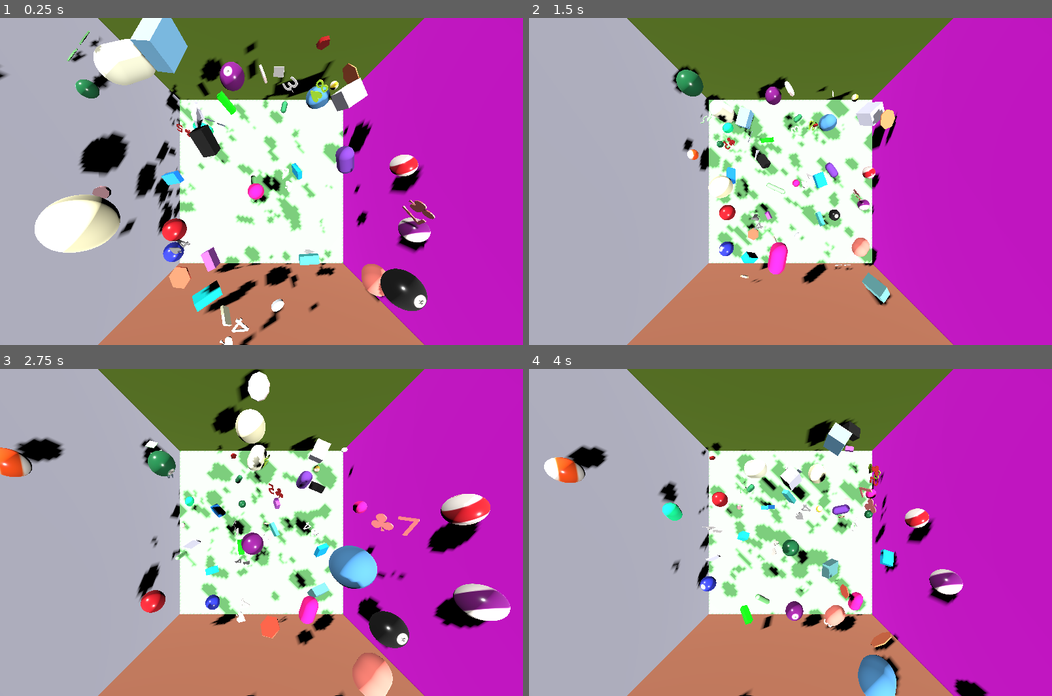
Above: before the commit, frames 1-4 (two rows, left to right).
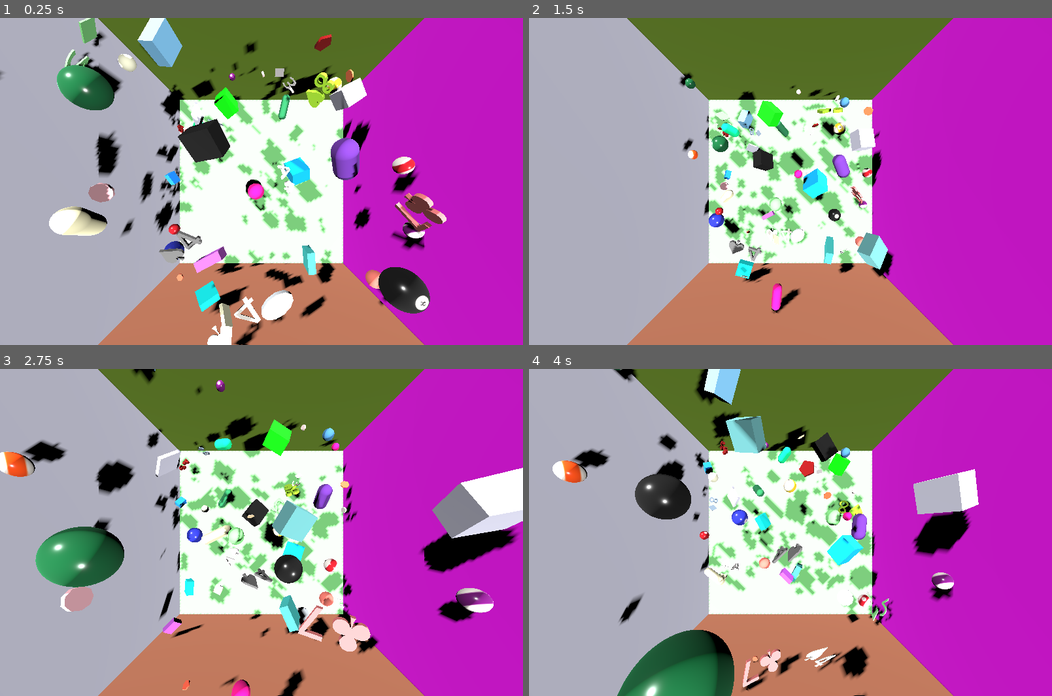
Above: after the commit, the same moments.

Repository: kasworld/gd4bounce
Game: Godot game, scene res://main.tscn
Two runs of this game, one before a commit and one after it. Both use one fixed random seed, a clock stepped at 60 frames per second and the inputs below.
Inputs (mouse positions are in pixels of both pictures, inside the frame that each line leads up to):
- Up to frame 1 (0.25 s): no input
- Up to frame 2 (1.5 s): tap Enter at 0.5 s; move the mouse to (905, 165) at 0.52 s; click (905, 165) at 0.67 s; move the mouse to (685, 197) at 1.27 s; click (685, 197) at 1.42 s
- Up to frame 3 (2.75 s): move the mouse to (313, 460) at 2.02 s; click (313, 460) at 2.17 s
- Up to frame 4 (4 s): move the mouse to (764, 597) at 2.77 s; click (764, 597) at 2.92 s; move the mouse to (947, 581) at 3.52 s; click (947, 581) at 3.67 s

The runs differ from the first frame. In frame 1, 17% of the frame differs, in the area x 0-86%, y 0-100%; in frame 2, 12%; in frame 3, 27%, in the area x 0-100%, y 0-100%; in frame 4, 25%.

Commit message:
char height, depth

Diff:
--- a/char.gd
+++ b/char.gd
@@ -2,11 +2,19 @@
 
 class_name Char
 
-func init(ch :String) -> Char:
-	$MeshInstance3D.mesh.text = ch
-	$CollisionShape3D.shape.size.x = 0.9* ch.length()
-	return self
-
 func set_color(co :Color) -> Char:
 	$MeshInstance3D.mesh.material.albedo_color = co
 	return self
+
+func set_height_depth(h :float, d :float) -> Char:
+	$MeshInstance3D.mesh.depth = d
+	$CollisionShape3D.shape.size.y = d
+	$CollisionShape3D.shape.size.z = h
+	$MeshInstance3D.mesh.pixel_size = h/10
+	$CollisionShape3D.shape.size.x = $CollisionShape3D.shape.size.z * 0.9 * $MeshInstance3D.mesh.text.length()
+	return self
+
+func set_char(s :String) -> Char:
+	$MeshInstance3D.mesh.text = s
+	$CollisionShape3D.shape.size.x = $CollisionShape3D.shape.size.z * 0.9 * s.length()
+	return self
--- a/char.tscn
+++ b/char.tscn
@@ -20,6 +20,7 @@
 text = "H"
 font_size = 14
 pixel_size = 0.1
+depth = 0.1
 
 [node name="Char" type="RigidBody3D"]
 physics_material_override = SubResource("PhysicsMaterial_5k12k")
--- a/main.gd
+++ b/main.gd
@@ -27,8 +27,9 @@
 		)))
 		add_child(rand_pos_rot(
 			preload("res://char.tscn").instantiate(
-			).init(deck.pick_random()
+			).set_char(deck.pick_random()
 			).set_color(NamedColorList.color_list.pick_random()[0]
+			).set_height_depth(randf_range(0.5,2),randf_range(0.01,0.3)
 		)))
 
 func rand_pos_rot(n :Node3D) -> Node3D:
